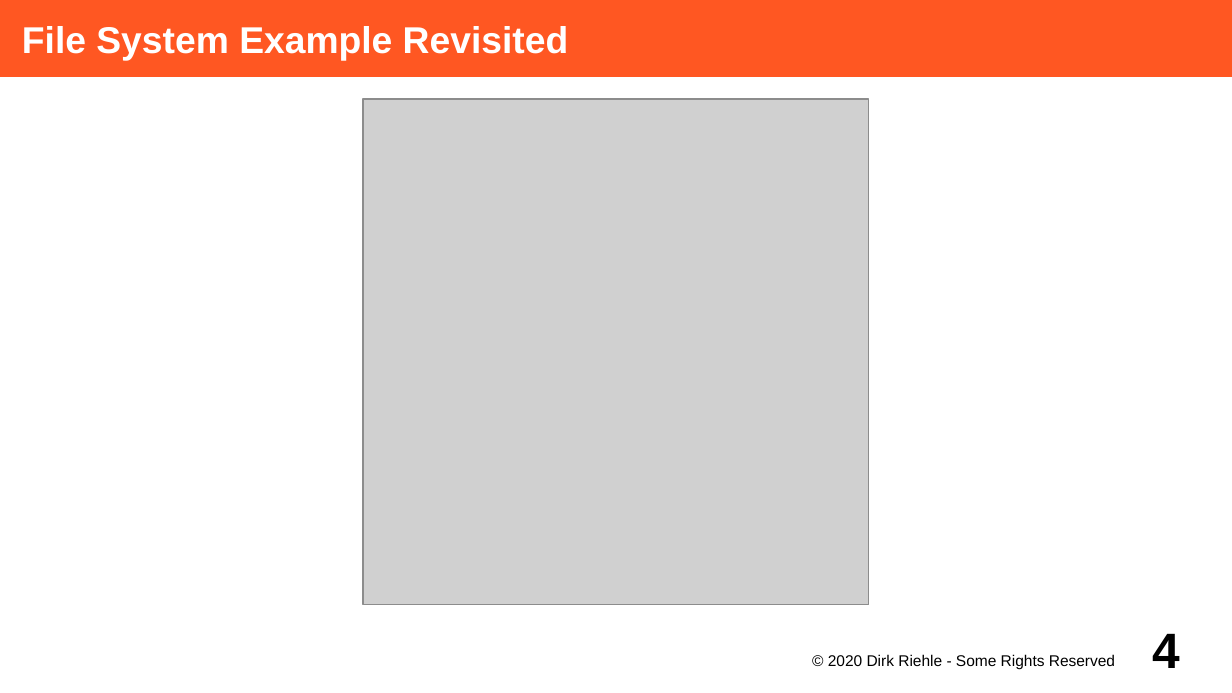
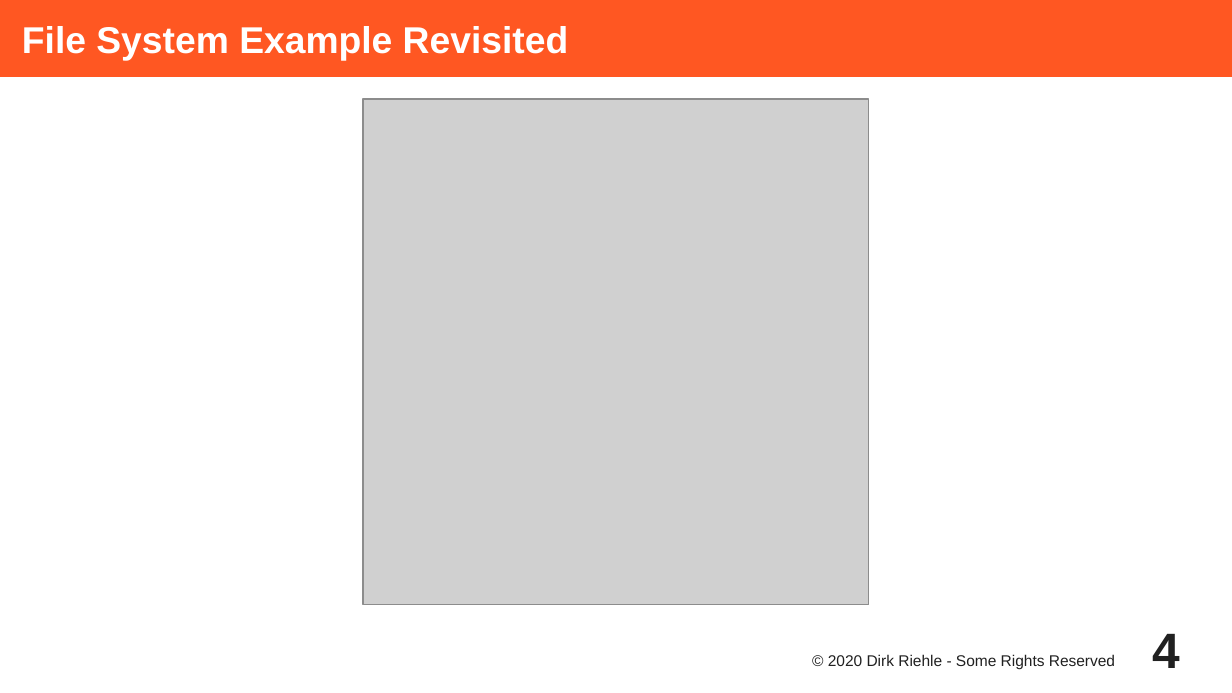
Before and after one commit to dirkriehle/adap-course, a slide deck: slide 4 of Lecture Slides/ADAP C11 - Collaboration-Based Design.odp. Drawn at 1232x693 pixels with LibreOffice and Linux fonts; fonts in the diff are those of the drawing; grey boxes stand for pictures. Boxes give left, top, right and bottom in pixels: in the first picture for what was removed or moved away, otherwise in the second. Text is boxed around its words. In the diff, an @@ line names an element or a change of style, - is before the commit and + after.

```diff
--- a/Lecture Slides/ADAP C11 - Collaboration-Based Design.odp
+++ b/Lecture Slides/ADAP C11 - Collaboration-Based Design.odp
@@ page number at (1152, 634, 1180, 668): text colour #000000 to #212121 @@
@@ text "© 2020 Dirk Riehle - ..." at (828, 654, 1115, 670): text colour #000000 to #212121 @@
```
Also in this commit, not shown: 29 other slides changed, 1 other file.
